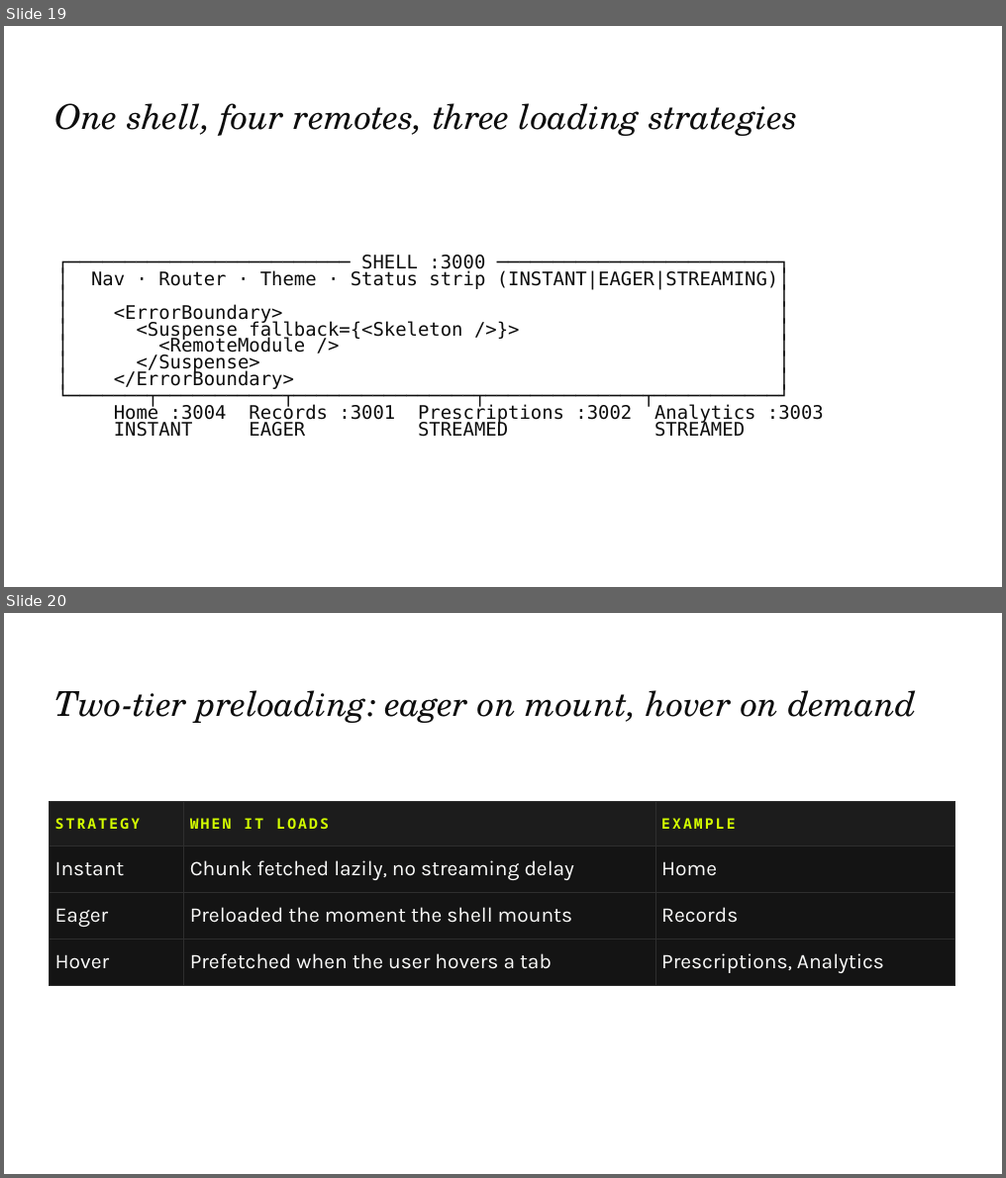
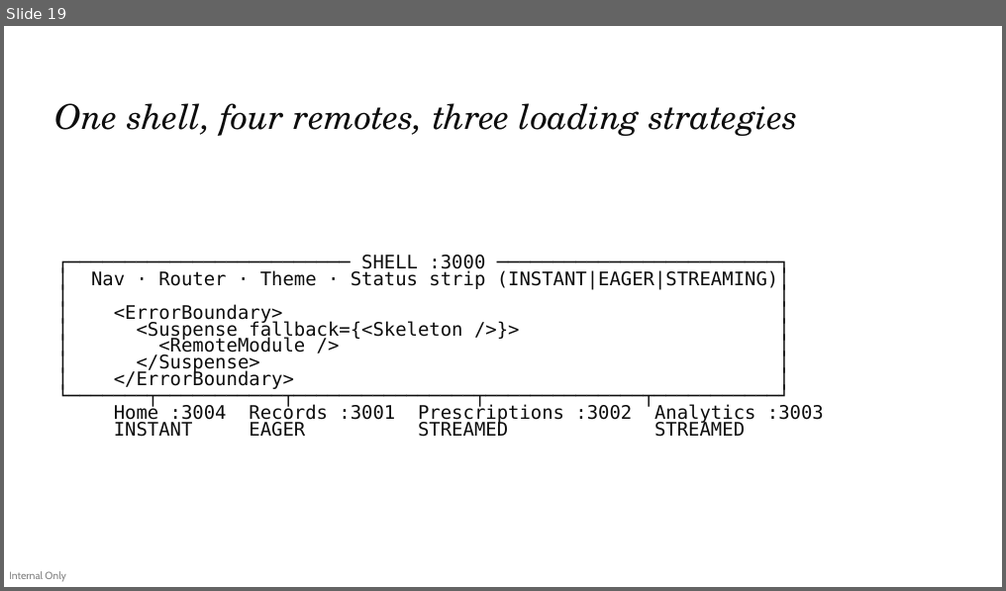
Before and after one commit to devlinduldulao/module-federation-demo, a slide deck: presentation/module-federation.pptx. Shown one above the other, each under a label of ours: slides 19 and 20 before the commit, slide 19 after it. The pictures are 1006x1178 and 1006x591 pixels, drawn with LibreOffice and Linux fonts; fonts in the diff are those of the drawing. Boxes give left, top, right and bottom in pixels: in the first picture for what was removed or moved away, otherwise in the second. Text is boxed around its words. In the diff, an @@ line names an element or a change of style, - is before the commit and + after.

```diff
--- a/presentation/module-federation.pptx
+++ b/presentation/module-federation.pptx
@@ slide 20 removed at (4, 613, 1002, 1174), background #FFFFFF @@
@@ text removed at (54, 690, 917, 723) @@
-Two-tier preloading: eager on mount, hover on demand
@@ table removed at (49, 802, 954, 986), 4 rows, 3 columns @@
-STRATEGY | WHEN IT LOADS | EXAMPLE
-Instant | Chunk fetched lazily, no streaming delay | Home
-Eager | Preloaded the moment the shell mounts | Records
-Hover | Prefetched when the user hovers a tab | Prescriptions, Analytics
@@ slide 19 changed as well @@
@@ text added at (9, 571, 66, 582), 10 pt, text #000000 at 50% opacity @@
+Internal Only
```
Also in this commit, not shown: 24 other slides changed, 9 slides added, 11 other slides removed.
